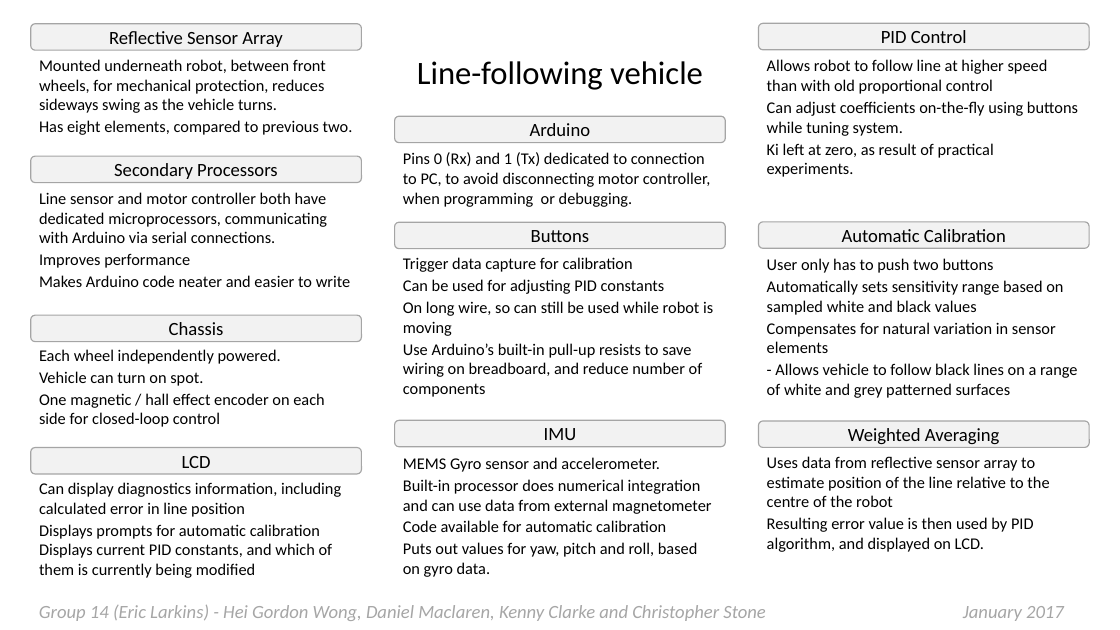
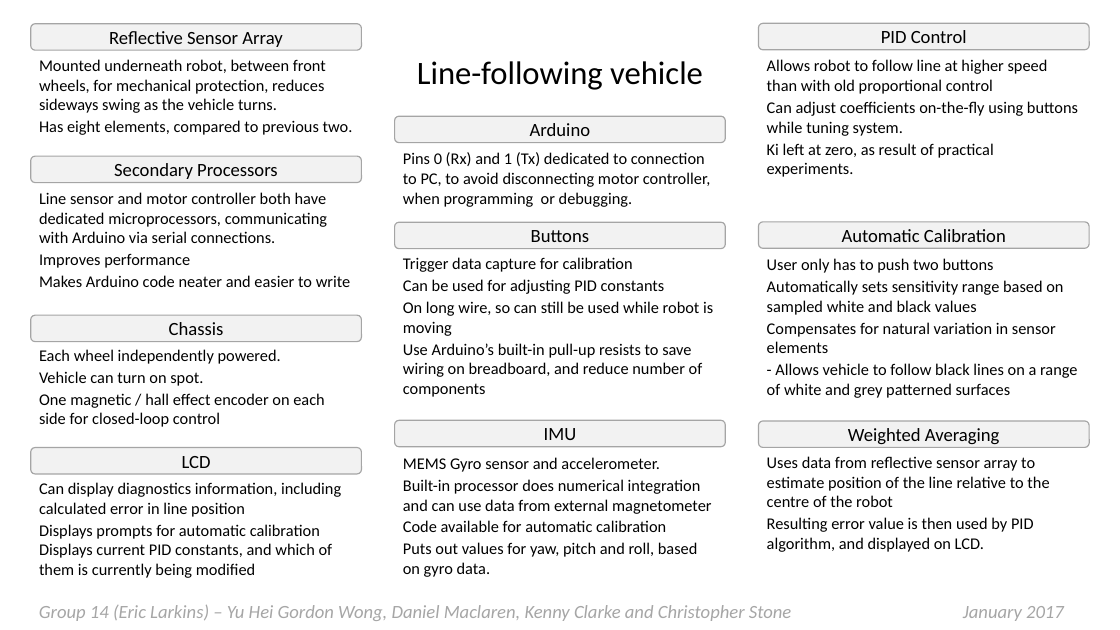
Before and after one commit to cedstone/Project_Week_3, a slide deck: slide 1 of techical_poster.pptx. Drawn at 1120x630 pixels with LibreOffice and Linux fonts; fonts in the diff are those of the drawing. Boxes give left, top, right and bottom in pixels: in the first picture for what was removed or moved away, otherwise in the second. Text is boxed around its words. In the diff, an @@ line names an element or a change of style, - is before the commit and + after.

Commit message:
Minor tweaks to layout

```diff
--- a/techical_poster.pptx
+++ b/techical_poster.pptx
@@ text at (x1=39, y1=605, x2=1064, y2=621): text changed @@
-Group 14 (Eric Larkins) - Hei Gordon Wong, Daniel Maclaren, Kenny Clarke and Christopher Stone January 2017
+Group 14 (Eric Larkins) – Yu Hei Gordon Wong, Daniel Maclaren, Kenny Clarke and Christopher Stone January 2017
```
